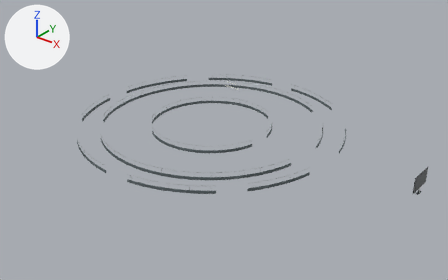
What one commit did to the glTF model public/habitat/explorer/v1/exhibits.glb.
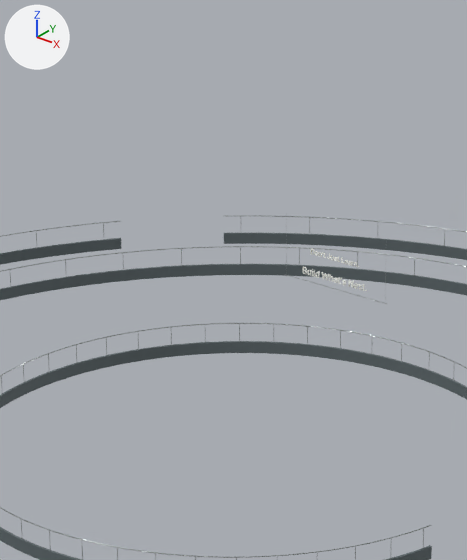
The first picture shows the older version from a camera (50 mm lens) standing at (84.2, -100.6, 59.3) and looking at (5.2, -1.9, -2.0). The close-ups show the older and then the newer version on the part from 36% to 58% of the width and 10% to 52% of the height of that picture. Only the edits that show in the close-ups are written down. The lights are fixed; the arrows at upper left show +X, +Y and +Z. Where no turn or scale is listed for an object, it has been applied to the vertices.

The first close-up shows 'Exhibit text Build What’s Next.', 'Exhibit text Don’t Just Learn.', 'letter installation structural rail', 'structural edge'.
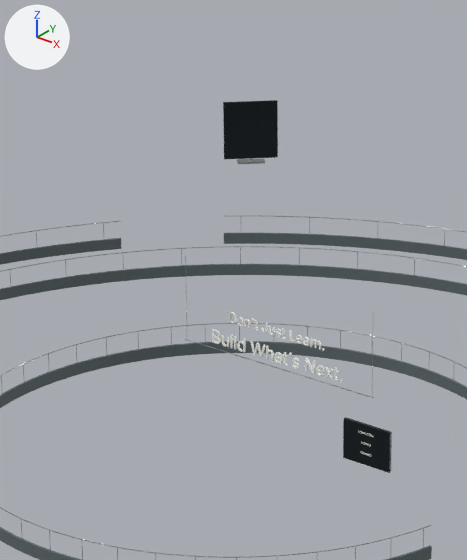
Where the newer file only moved an object's origin or applied its transform, the numbers keep the older frame.

Changed parts and their boxes (x1, y1, x2, y2) in the close-ups (467 x 560 px):
'room information terminal.005', added (black): after (223, 100, 278, 159)
'atrium wayfinding plinth', added (black): after (343, 417, 392, 473)
'Exhibit text Build What’s Next.', moved, rescaled (103% wider, 108% taller): before (303, 266, 367, 291); after (212, 329, 343, 382)
'Exhibit text Don’t Just Learn.', moved, rescaled (98% wider, 116% taller): before (311, 249, 359, 267); after (229, 311, 325, 351)
'room terminal foot.005', added: after (237, 158, 265, 164)

Diff of the bpy script that builds the scene:
```diff
--- a/public/habitat/explorer/v1/exhibits.glb.py
+++ b/public/habitat/explorer/v1/exhibits.glb.py
@@ me_cube_663 @@
+me_cube_663.from_pydata(...)  # 96 vertices, 188 faces; spans x -0.86..0.86, y -0.86..0.86, z -0.03..0.03
+me_cube_663.materials.append(mat_bead_blasted_aluminium)  # grey #a2a8a6
@@ me_cube_661 @@
+me_cube_661.from_pydata(...)  # 96 vertices, 188 faces; spans x -1.22..1.22, y -1.22..1.22, z -1.82..1.82
+me_cube_661.materials.append(mat_display_powder_coated_aluminium)  # black #1d262a
@@ me_cube_003_1 @@
+me_cube_003_1.from_pydata(...)  # 96 vertices, 188 faces; spans x -1.4..1.4, y -0.08..0.08, z -1.05..1.05
+me_cube_003_1.materials.append(mat_display_powder_coated_aluminium)  # black #1d262a
@@ ob_exhibit_text_don_t_just_learn @@
 ob_exhibit_text_don_t_just_learn = bpy.data.objects.new('Exhibit text Don’t Just Learn.', me_text_017)
-ob_exhibit_text_don_t_just_learn.location = (-5.0, 14.0, 4.65)
+ob_exhibit_text_don_t_just_learn.location = (-1.0, 4.2, 4.65)
 ob_exhibit_text_don_t_just_learn.rotation_euler = (1.571, 0.0, 0.0)  # degrees (90, 0, 0)
-ob_exhibit_text_don_t_just_learn.scale = (1.58, 1.58, 1.58)
+ob_exhibit_text_don_t_just_learn.scale = (3.0, 3.0, 3.0)
@@ ob_exhibit_text_build_what_s_next @@
 ob_exhibit_text_build_what_s_next = bpy.data.objects.new('Exhibit text Build What’s Next.', me_text_018)
-ob_exhibit_text_build_what_s_next.location = (-5.0, 14.0, 3.48)
+ob_exhibit_text_build_what_s_next.location = (-0.99, 4.2, 3.35)
 ob_exhibit_text_build_what_s_next.rotation_euler = (1.571, 0.0, 0.0)  # degrees (90, 0, 0)
-ob_exhibit_text_build_what_s_next.scale = (2.12, 2.12, 2.12)
+ob_exhibit_text_build_what_s_next.scale = (4.12, 4.12, 4.12)
@@ ob_room_terminal_foot_005 @@
+ob_room_terminal_foot_005 = bpy.data.objects.new('room terminal foot.005', me_cube_663)
+ob_room_terminal_foot_005.location = (-27.01, 33.8, 0.04)
@@ ob_room_information_terminal_005 @@
+ob_room_information_terminal_005 = bpy.data.objects.new('room information terminal.005', me_cube_661)
+ob_room_information_terminal_005.location = (-27.06, 33.85, 2.05)
@@ ob_atrium_wayfinding_plinth @@
+ob_atrium_wayfinding_plinth = bpy.data.objects.new('atrium wayfinding plinth', me_cube_003_1)
+ob_atrium_wayfinding_plinth.location = (6.0, 2.5, 1.05)
```
